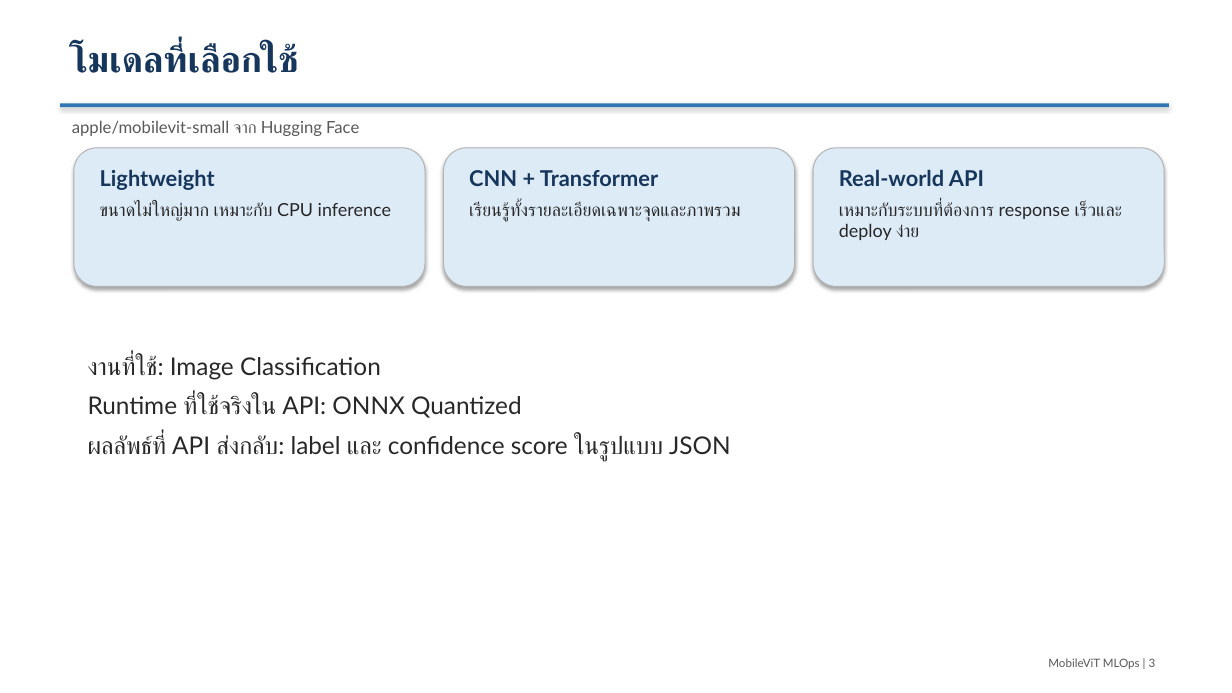
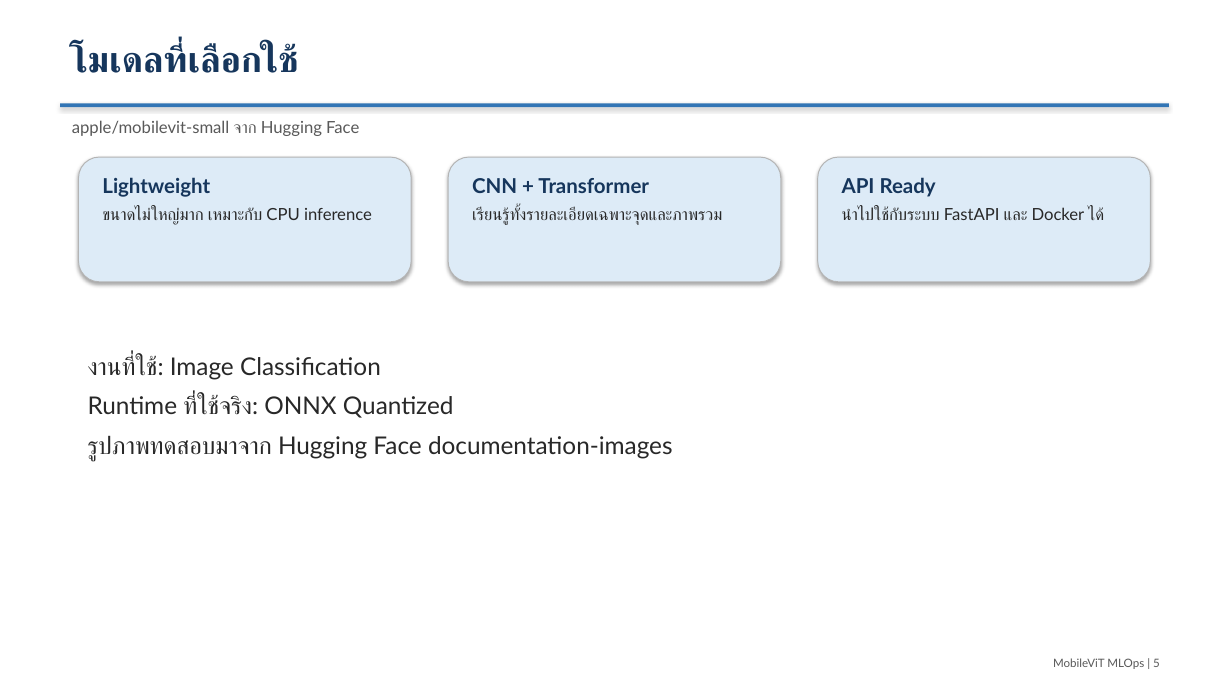
Before and after one commit to Tanasphon/AIE_MLOP_project, a slide deck: slide 5 of presentation/mobilevit_mlops_presentation.pptx (slide 3 before the commit). Drawn at 1232x693 pixels with LibreOffice and Linux fonts; fonts in the diff are those of the drawing. Boxes give left, top, right and bottom in pixels: in the first picture for what was removed or moved away, otherwise in the second. Text is boxed around its words. In the diff, an @@ line names an element or a change of style, - is before the commit and + after.

Commit message:
Enhance presentation workflow slides
Add a clear project step timeline, workflow visuals, and demo image to the Thai presentation deck.

```diff
--- a/presentation/mobilevit_mlops_presentation.pptx
+++ b/presentation/mobilevit_mlops_presentation.pptx
@@ rounded rectangle: place and size @@
-rounded rectangle at (74,148,425,287)
+rounded rectangle at (79,157,411,282)
@@ text "Lightweight": place and size @@
-text "Lightweight" at (100,169,391,221)
+text "Lightweight" at (102,177,372,225)
@@ text "Lightweight" at (102,177,372,225): size 17 to 16 pt in "Lightweight"; size 14 to 13 pt in "ขนาดไม่ใหญ่มาก เหมาะกับ CPU inference"; less space between paragraphs @@
@@ rounded rectangle: place and size @@
-rounded rectangle at (444,148,795,287)
+rounded rectangle at (448,157,781,282)
@@ text "CNN + Transformer": place and size @@
-text "CNN + Transformer" at (469,170,740,222)
+text "CNN + Transformer" at (472,178,723,225)
@@ text "CNN + Transformer" at (472,178,723,225): size 17 to 16 pt in "CNN + Transformer"; size 14 to 13 pt in "เรียนรู้ทั้งรายละเอียดเฉพาะจุดและภาพรวม"; less space between paragraphs @@
@@ rounded rectangle: place and size @@
-rounded rectangle at (813,148,1165,287)
+rounded rectangle at (818,157,1151,282)
@@ text at (842,177,1104,220): text changed; size 14 to 13 pt @@
-Real-world API
-เหมาะกับระบบที่ต้องการ response เร็วและ deploy ง่าย
+API Ready
+นำไปใช้กับระบบ FastAPI และ Docker ได้
@@ text at (88,395,673,461): text changed @@
-Runtime ที่ใช้จริงใน API: ONNX Quantized
-ผลลัพธ์ที่ API ส่งกลับ: label และ confidence score ในรูปแบบ JSON
+Runtime ที่ใช้จริง: ONNX Quantized
+รูปภาพทดสอบมาจาก Hugging Face documentation-images
@@ text at (1053,658,1160,669): text changed @@
-MobileViT MLOps | 3
+MobileViT MLOps | 5
```
Also in this commit, not shown: 9 other slides changed, 4 slides added, 1 other file.
